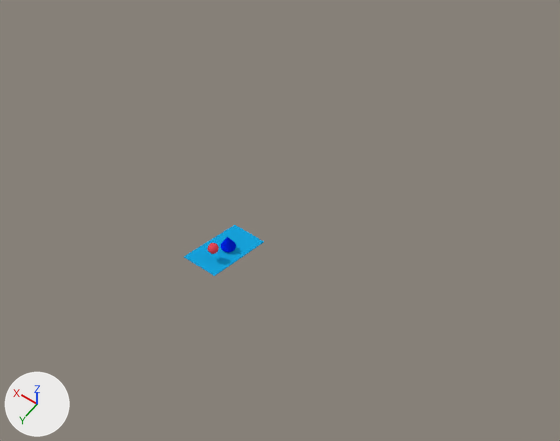
Renders of the Blender file android/assets/entities/testScene/testScene.blend from each side of a commit.
Camera for both pictures: a camera (50 mm lens) standing at (-11.92, 17.29, 23.64) and looking at (-0.68, 1.55, -1.09). Every picture has the same lights, and +X, +Y and +Z are marked at lower left.

Objects in the first picture: 'cone_model', 'ramp_model', 'sphere_model'.
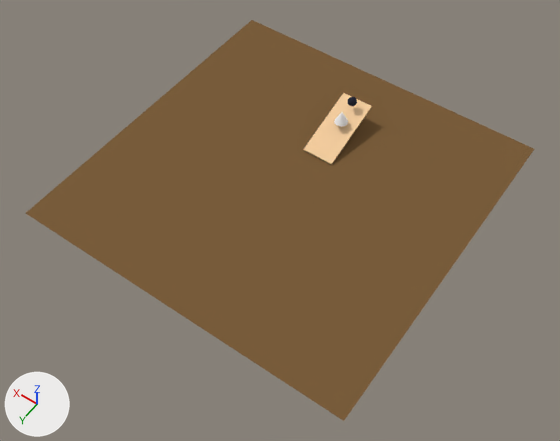
Commit message: Turn testScene Into Level for SphereState

What differs and where, as boxes (x1, y1, x2, y2) in the pictures (560 x 441 px):
```json
{"object": "floor_model", "change": "added", "after": [26, 20, 534, 421], "on screen": "brown"}
{"object": "ramp_model", "change": "recoloured, moved, turned", "before": [184, 225, 264, 276], "after": [303, 93, 372, 164]}
{"object": "cone_model", "change": "recoloured, moved", "before": [221, 237, 236, 252], "after": [334, 112, 348, 127]}
{"object": "sphere_model", "change": "moved", "before": [208, 243, 219, 254], "after": [348, 97, 357, 106]}
```

The change, as JSON lines over the scene's bpy script:
```json
{"op": "set", "path": "mat_material.base_color", "old": "(0.00942, 0.409, 0.8)", "new": "(0.93, 0.628, 0.357)", "note": "cyan #18abe7 -> beige #f7d0a1"}
{"op": "set", "path": "mat_material_001.base_color", "old": "(0.0, 0.0186, 0.8)", "new": "(1.0, 1.0, 1.0)", "note": "blue #0025e7 -> white #ffffff"}
{"op": "add", "block": "mat_material_005", "code": ["mat_material_005 = diffuse_material('Material.005')", "mat_material_005.base_color = (0.198, 0.112, 0.0452)  # brown #7b5e3c"]}
{"op": "add", "block": "me_floor_model", "code": ["me_floor_model = bpy.data.meshes.new('floor_model')", "me_floor_model.from_pydata([(-7.5, -7.5, 0.0), (7.5, -7.5, 0.0), (-7.5, 7.5, 0.0), (7.5, 7.5, 0.0)], [], [(0, 1, 3, 2)])", "me_floor_model.materials.append(mat_material_005)  # brown #7b5e3c"]}
{"op": "set", "path": "ob_sphere_model.location", "old": "(-0.33, 5.23, 0.86)", "new": "(-0.33, -4.18, 0.86)"}
{"op": "set", "path": "ob_ramp_model.location", "old": "(-0.28, 4.54, -0.02)", "new": "(-0.28, -3.22, 0.04)"}
{"op": "set", "path": "ob_ramp_model.rotation_euler", "old": "(0.389, 0.0, 0.0)", "new": "(2.841, 0.0, 0.0)", "note": "degrees (22, 0, 0) -> degrees (163, 0, 0)"}
{"op": "set", "path": "ob_cone_model.location", "old": "(-0.37, 4.45, 0.44)", "new": "(-0.37, -3.31, 0.68)"}
{"op": "add", "block": "ob_floor_model", "code": ["ob_floor_model = bpy.data.objects.new('floor_model', me_floor_model)", "ob_floor_model.location = (0.0, 0.0, -0.5)"]}
```
